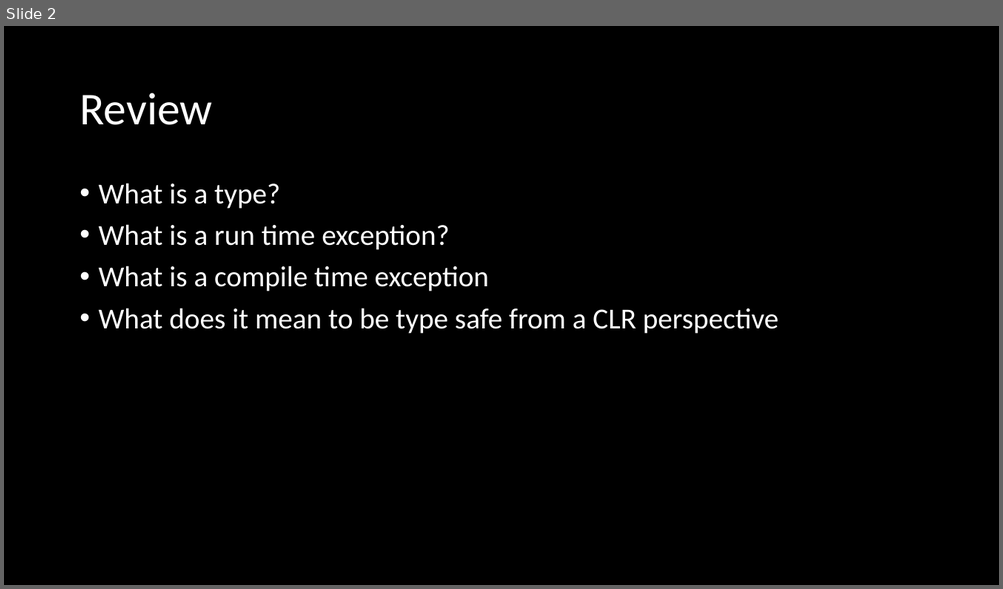
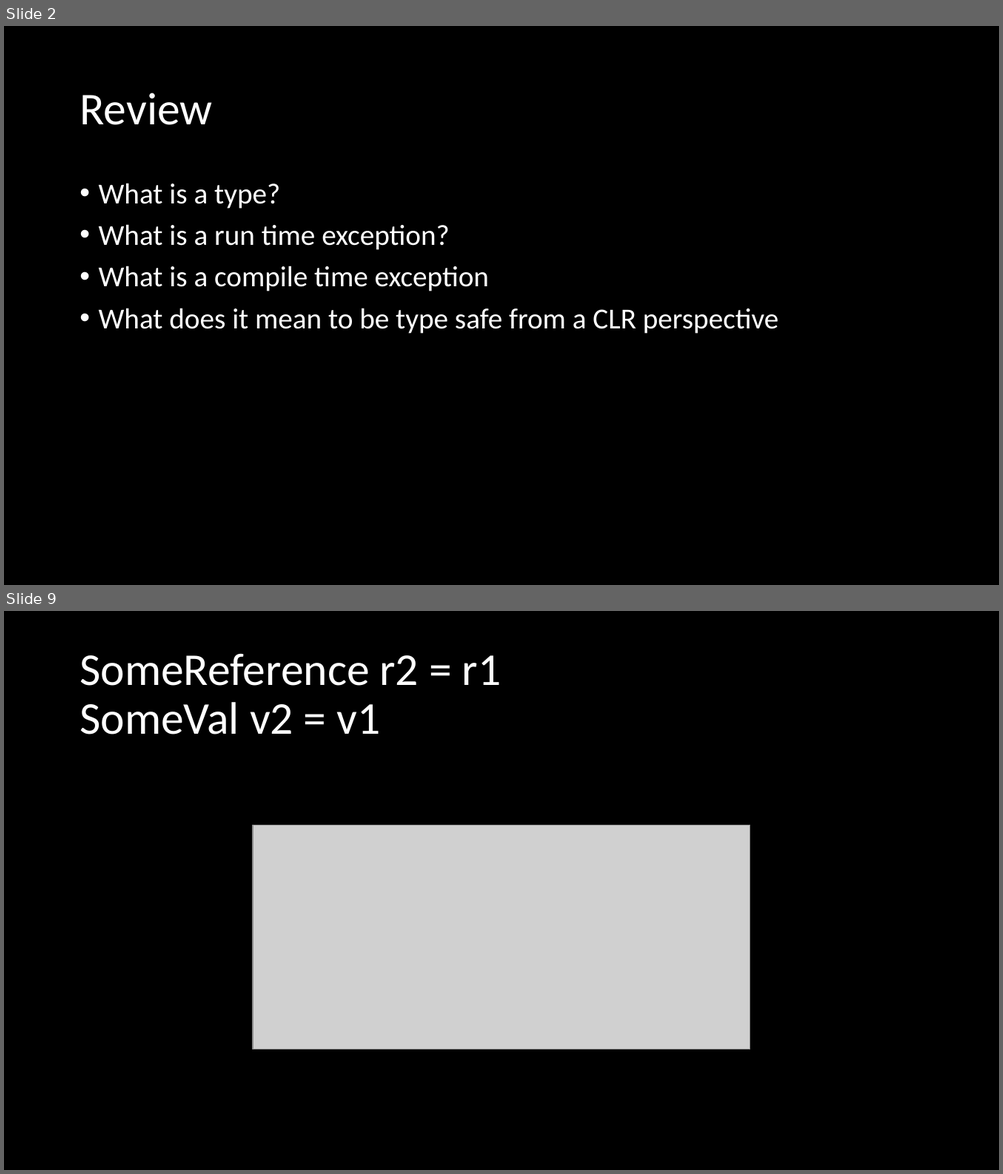
Before and after one commit to microsoft/Flash_University, a slide deck: CLR_via_CSharp/Week3/CLR_Via_CSharp_chapter5.pptx. Shown one above the other, each under a label of ours: slide 2 before the commit, slides 2 and 9 after it; the slides between them are not shown. The pictures are 1003x589 and 1003x1174 pixels, drawn with LibreOffice and Linux fonts; fonts in the diff are those of the drawing; grey boxes stand for pictures. Boxes give left, top, right and bottom in pixels: in the first picture for what was removed or moved away, otherwise in the second. Text is boxed around its words. In the diff, an @@ line names an element or a change of style, - is before the commit and + after.

```diff
--- a/CLR_via_CSharp/Week3/CLR_Via_CSharp_chapter5.pptx
+++ b/CLR_via_CSharp/Week3/CLR_Via_CSharp_chapter5.pptx
@@ slide 9 added at bbox=[4, 611, 999, 1170], background #000000 @@
@@ title added at bbox=[79, 653, 501, 735], 44 pt, text #FFFFFF @@
+SomeReference r2 = r1
+SomeVal v2 = v1
@@ picture added at bbox=[253, 825, 750, 1050] @@
```
Also in this commit, not shown: 3 slides changed, 6 other slides added, 1 slide removed, 3 other files.
